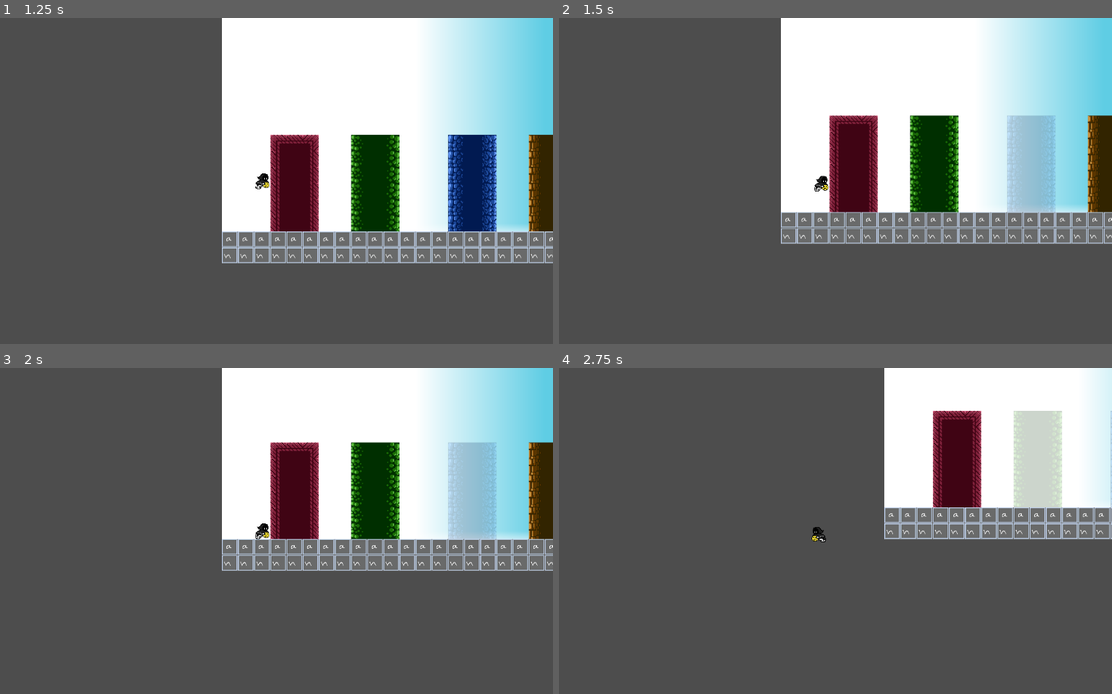
Above: before the commit, frames 1-4 (two rows, left to right).
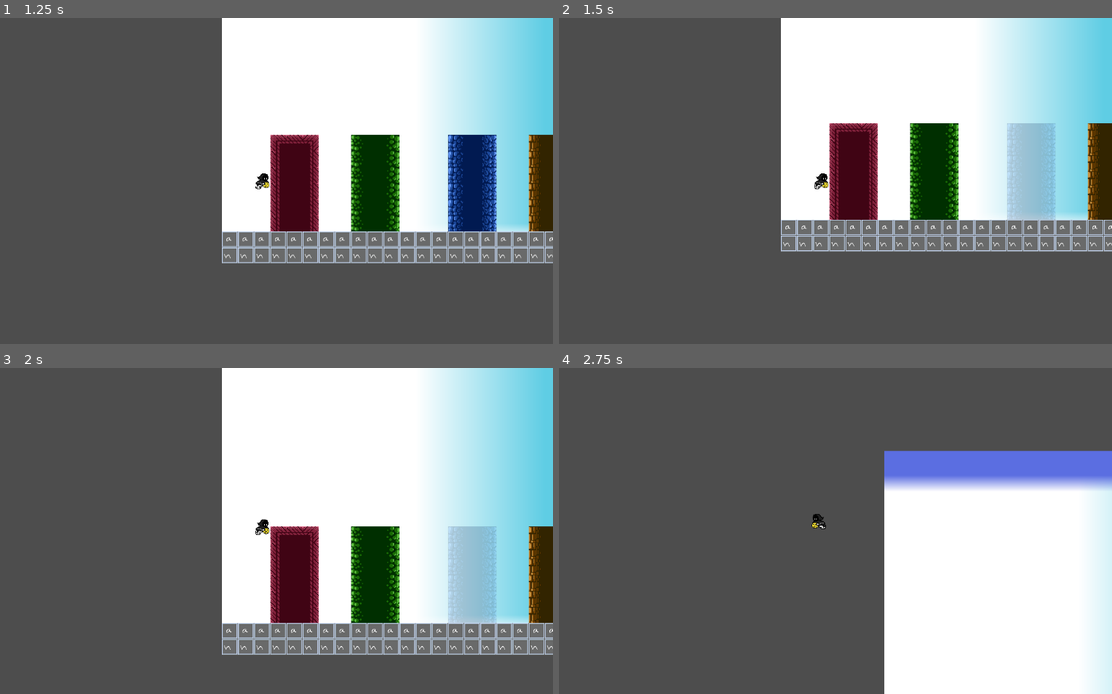
Above: after the commit, the same moments.

Repository: sweatshirtwearingviper/ggj
Game: Godot game, scene res://main/main.tscn
Same seed, same stepped clock (60 frames per second), same inputs: the game is played once before the commit and once after it.
Inputs:
- Up to frame 1 (1.25 s): tap Enter at 0.5 s; hold D (right) from 0.53 s (still down); hold 5 (toggle_violet, bound only before the commit) from 0.53 s (still down); tap W (up) at 0.77 s
- Up to frame 2 (1.5 s): keep holding D (right); release 5 (toggle_violet, bound only before the commit) at 1.28 s; tap 3 (toggle_blue) at 1.35 s
- Up to frame 3 (2 s): keep holding D (right); tap W (up) at 1.52 s; tap 5 (toggle_violet, bound only before the commit) at 1.55 s
- Up to frame 4 (2.75 s): release D (right) at 2.03 s; hold A (left) from 2.03 s (still down); hold 2 (toggle_green) from 2.03 s (still down); tap 5 (toggle_violet, bound only before the commit) at 2.3 s

Frame 1 is identical in both runs. In frame 2, 6.3% of the frame differs, in the area x 40-100%, y 29-72%; in frame 3, 29%; in frame 4, 40%, in the area x 45-100%, y 0-100%.

Commit message:
rename violet to black in programming

Diff:
--- a/global/global.gd
+++ b/global/global.gd
@@ -1,7 +1,7 @@
 extends Node
 
 const COLOR_MAX = 2
-enum Colors {RED, GREEN, BLUE, YELLOW, VIOLET}
+enum Colors {RED, GREEN, BLUE, YELLOW, BLACK}
 
 var current_colors:Array = [false, false, false, false, false]
 
@@ -20,8 +20,8 @@
 			toggle_color(Colors.BLUE)
 		if _event.is_action_pressed('toggle_yellow'):
 			toggle_color(Colors.YELLOW)
-		if _event.is_action_pressed('toggle_violet'):
-			toggle_color(Colors.VIOLET)
+		if _event.is_action_pressed('toggle_black'):
+			toggle_color(Colors.BLACK)
 
 
 func toggle_color(_color:Colors) -> void:
--- a/levels/level_example.tscn
+++ b/levels/level_example.tscn
@@ -33,7 +33,7 @@
 script = ExtResource("3_caklk")
 mask_color = 8
 
-[node name="Violet" type="TileMapLayer" parent="." unique_id=213659598]
+[node name="Black" type="TileMapLayer" parent="." unique_id=213659598]
 tile_map_data = PackedByteArray("AAAZAP7/AQAEAAMAAAAZAP//AQAEAAQAAAAZAAAAAQAEAAUAAAAaAP7/AQAEAAMAAAAaAP//AQAEAAQAAAAaAA …(544 unchanged characters)…
 tile_set = ExtResource("2_g104l")
 script = ExtResource("3_caklk")
--- a/levels/mask_tile_map_layer.gd
+++ b/levels/mask_tile_map_layer.gd
@@ -7,7 +7,7 @@
 class_name MaskTileMapLayer
 
 # For "Export Flags" the int will be a power of 2 i.e. 2, 4, 6, 8, 16
-@export_flags("Red", "Green", "Blue", "Yellow", "Violet") var mask_color:int = 32
+@export_flags("Red", "Green", "Blue", "Yellow", "Black") var mask_color:int = 32
 
 
 func _ready() -> void:
--- a/player_controller/player_easy_control/player_easy_control.gd
+++ b/player_controller/player_easy_control/player_easy_control.gd
@@ -20,9 +20,12 @@
 func _physics_process(delta: float) -> void:
 	Global.player_position.emit(position)
 
-	# Add the gravity.
+	# Add the gravity. Flip gravity when blue
 	if not is_on_floor():
-		velocity += get_gravity() * delta
+		if Global.current_colors[Global.Colors.BLUE]:
+			velocity -= get_gravity() * delta
+		else:
+			velocity += get_gravity() * delta
 	else:
 		# Reset double jump when on ground
 		double_jumped = false
--- a/project.godot
+++ b/project.godot
@@ -57,7 +57,7 @@
 "events": [Object(InputEventKey,"resource_local_to_scene":false,"resource_name":"","device":-1,"window_id":0,"alt_press …(191 unchanged characters)…
 ]
 }
-toggle_violet={
+toggle_black={
 "deadzone": 0.2,
 "events": [Object(InputEventKey,"resource_local_to_scene":false,"resource_name":"","device":-1,"window_id":0,"alt_press …(191 unchanged characters)…
 ]
--- a/ui/mask_bar/mask_bar.gd
+++ b/ui/mask_bar/mask_bar.gd
@@ -1,7 +1,7 @@
 extends Control
 
 # For "Export Flags" the int will be a power of 2 i.e. 2, 4, 6, 8, 16
-@export_flags("Red", "Green", "Blue", "Yellow", "Violet") var mask_color:int = 32
+@export_flags("Red", "Green", "Blue", "Yellow", "Black") var mask_color:int = 32
 
 
 func _ready() -> void:
